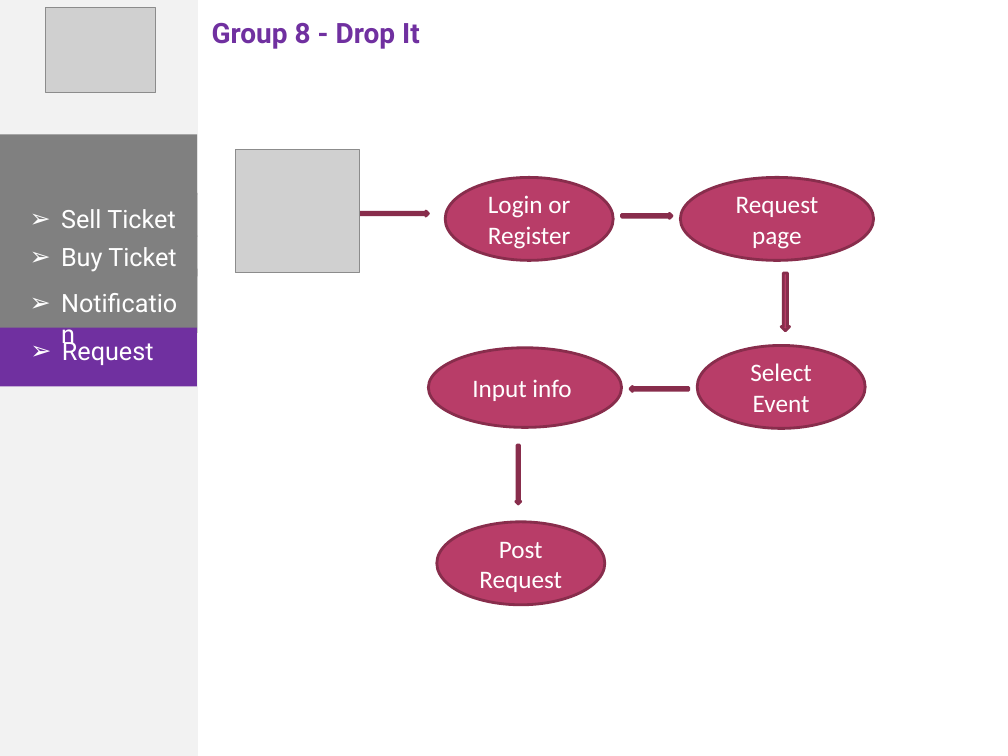
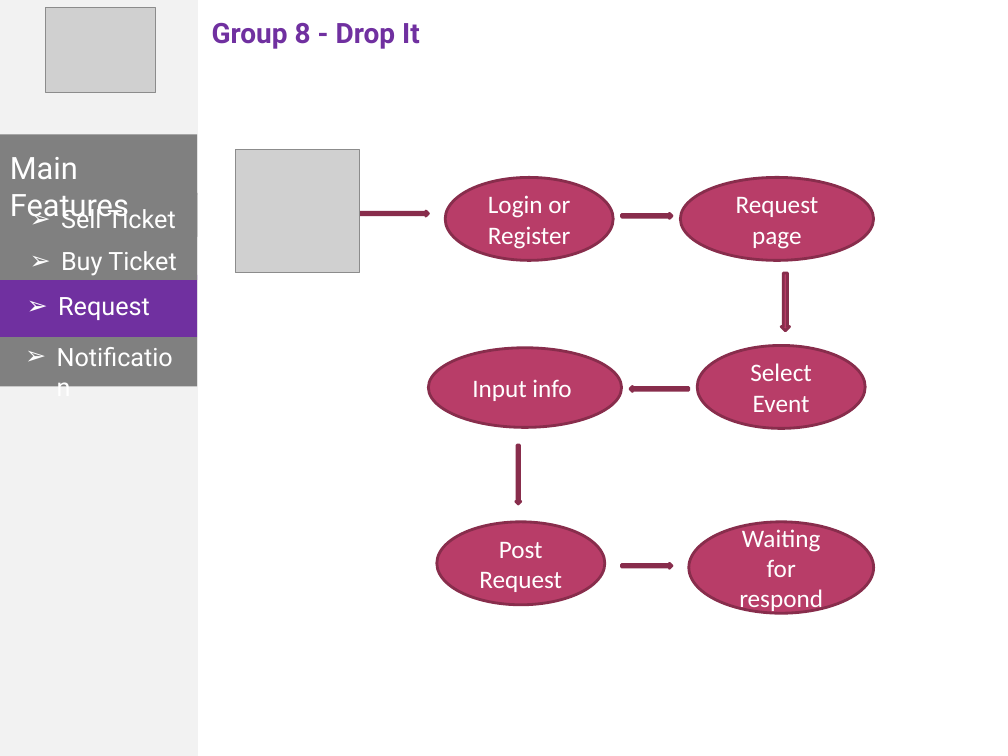
Before and after one commit to phonglk/fptu_capstone, a slide deck: slide 12 of Document/Present.pptx (slide 13 before the commit). Drawn at 1008x756 pixels with LibreOffice and Linux fonts; fonts in the diff are those of the drawing; grey boxes stand for pictures. Boxes give left, top, right and bottom in pixels: in the first picture for what was removed or moved away, otherwise in the second. Text is boxed around its words. In the diff, an @@ line names an element or a change of style, - is before the commit and + after.

```diff
--- a/Document/Present.pptx
+++ b/Document/Present.pptx
@@ text added at (10, 157, 129, 225), 22 pt, text #FFFFFF @@
+Main Features
@@ text "Buy Ticket": place and size @@
-text "Buy Ticket" at (61, 247, 176, 272)
+text "Buy Ticket" at (61, 251, 176, 276)
@@ rectangle: place and size @@
-rectangle at (0, 328, 197, 386)
+rectangle at (0, 275, 197, 338)
@@ text "Request" rewrapped from (61, 329, 153, 357) to (58, 297, 150, 320) @@
@@ rectangle: place and size @@
-rectangle at (0, 269, 197, 334)
+rectangle at (0, 338, 197, 387)
@@ text "Notification": place and size @@
-text "Notification" at (19, 283, 197, 324)
+text "Notification" at (15, 336, 193, 376)
@@ text removed at (62, 337, 154, 365) @@
-➢ Request
@@ ellipse added at (688, 522, 873, 614), fill #B83D68, outline #882D4D 2 pt, 18 pt, text #FFFFFF @@
+Waiting for respond
@@ right arrow added at (622, 563, 672, 569), fill #B83D68, outline #882D4D 2 pt @@
```
Also in this commit, not shown: 12 other slides changed.
